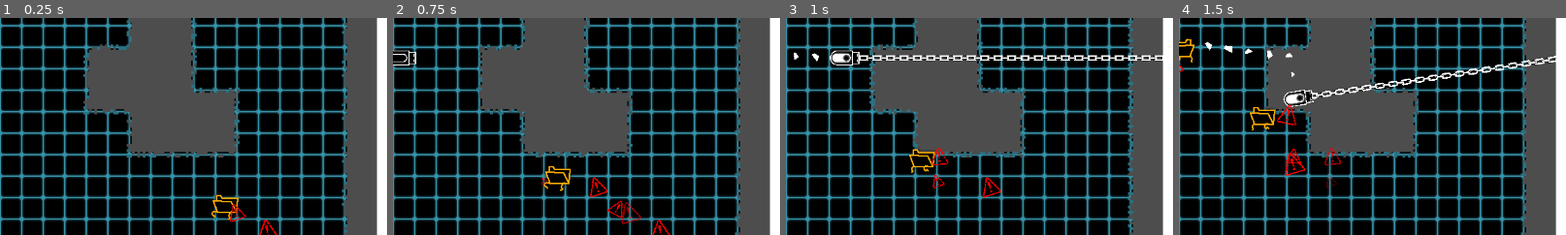
Above: before the commit, frames 1-4 (left to right).
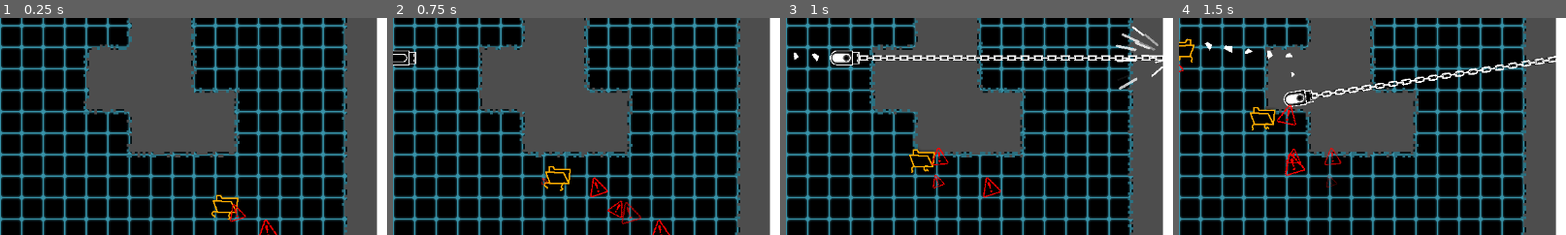
Above: after the commit, the same moments.

Repository: SomeSortOfSam/Hardest_Drive
Game: Godot game, scene res://scenes/gamplay.tscn
Two runs of this game, one before a commit and one after it. Both use one fixed random seed, a clock stepped at 60 frames per second and the inputs below. Sound files missing from this copy of the repository are replaced by a short silence.
Inputs (mouse positions are % of the whole screen's width and height, from its top left):
- Up to frame 1 (0.25 s): no input
- Up to frame 2 (0.75 s): move the mouse to (72, 45) at 0.52 s; hold D (player_right) from 0.53 s (still down); click (72, 45) at 0.67 s
- Up to frame 3 (1 s): keep holding D (player_right)
- Up to frame 4 (1.5 s): move the mouse to (30, 55) at 1.27 s; release D (player_right) at 1.28 s; hold S (player_down) from 1.28 s (still down)
The pictures show only the part of the screen within x 50-100%, y 41-91%; the shares and areas given below are measured in that part.

Frames 1-2 are identical in both runs. In frame 3, 0.5% of the frame differs, in the area x 85-98%, y 3-34%; in frame 4, nothing differs.

Commit message:
fixed harpoon fx

Diff:
--- a/scripts/player.gd
+++ b/scripts/player.gd
@@ -71,8 +71,8 @@
 	var target = ray_cast.get_collision_point()
 	harpoon_tween = create_tween()
 	harpoon_tween.tween_method(func(percent : float): chain.points[0] = lerp(Vector2.ZERO,to_local(target), percent),0,1,.15)
+	harpoon_tween.tween_callback(add_hit_fx)
 	harpoon_tween.tween_callback(while_harpoon_out.bind(target))
-	harpoon_tween.tween_callback(add_hit_fx)
 	harpoon_direction = rotation
 	animator.play("HarpoonOut")
 	if ray_cast.get_collider() and ray_cast.get_collider().has_method("_on_player_pull_requested"):
